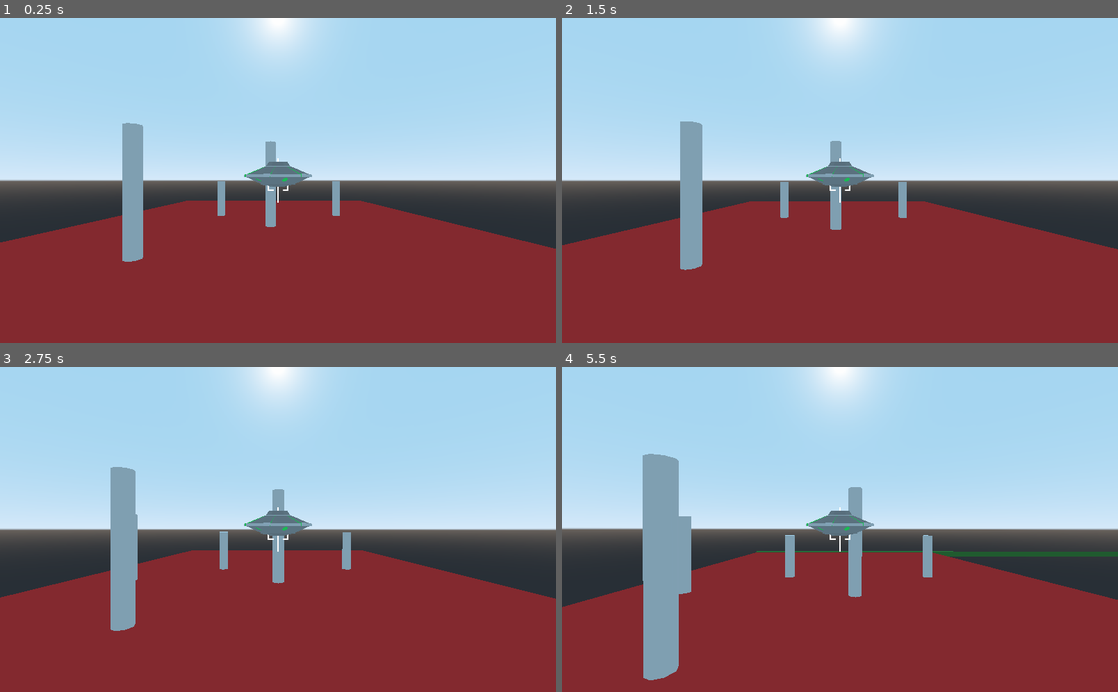
Above: before the commit, frames 1-4 (two rows, left to right).
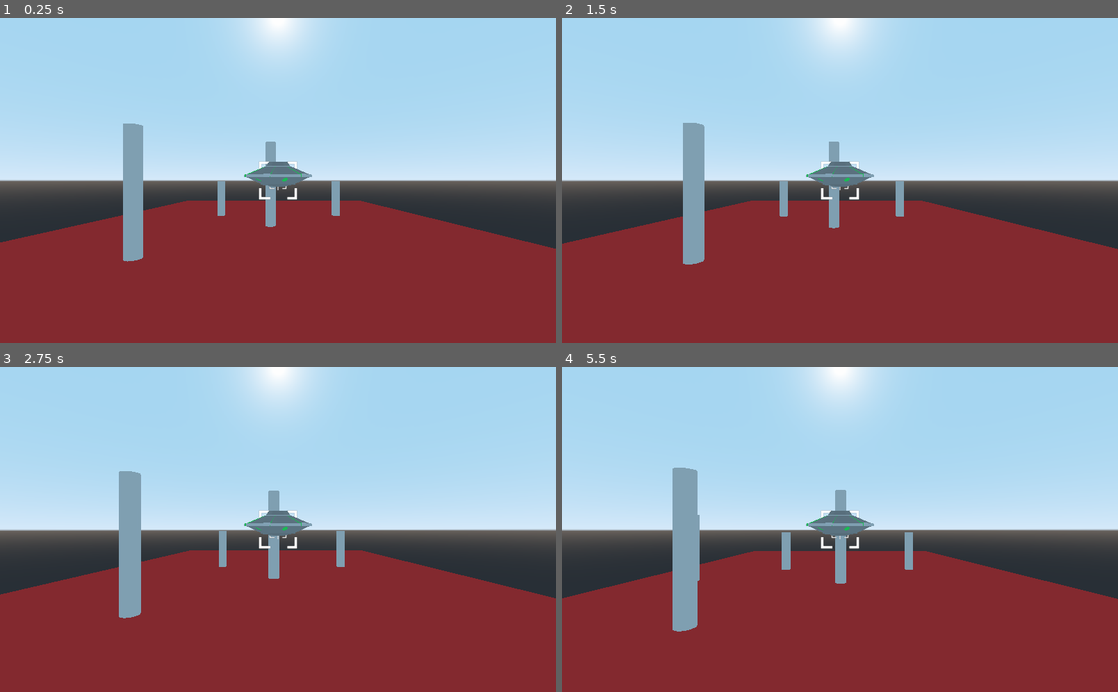
Above: after the commit, the same moments.

Repository: CharlExMachina/invaders-from-within
Game: Godot game, scene res://src/screens/levels/base/BaseLevel.tscn
Two runs of this game, one before a commit and one after it. Both use one fixed random seed, a clock stepped at 60 frames per second and the inputs below.
Inputs:
- Up to frame 1 (0.25 s): no input
- Up to frame 2 (1.5 s): no input
- Up to frame 3 (2.75 s): no input
- Up to frame 4 (5.5 s): no input

The runs differ from the first frame. In frame 1, 0.2% of the frame differs, in the area x 2-95%, y 32-75%; in frame 2, 1.0%; in frame 3, 2.7%; in frame 4, 8.4%, in the area x 0-100%, y 26-97%.

Commit message:
Finished shooting

Diff:
--- a/Invaders from Within/src/entities/ammo/bullet_cage/BulletCage.gd
+++ b/Invaders from Within/src/entities/ammo/bullet_cage/BulletCage.gd
@@ -3,17 +3,14 @@
 
 export var movement_speed := 30.0
 
-var direction := Vector3.ZERO setget movement_speed_set
-var target_pos: Vector3
-var motion = Vector3.ZERO
+var target_pos: Vector3 setget target_pos_set
+var dir := Vector3.ZERO
 
 func _process(delta: float) -> void:
-	var targetVector = (target_pos).normalized()
-	motion += targetVector
-	motion = motion * -movement_speed * delta
-	global_translate(motion)
+	global_translation += dir * movement_speed * delta
 
-func movement_speed_set(value: Vector3) -> void:
+
+func target_pos_set(value: Vector3) -> void:
 	look_at(value, Vector3.UP)
-	target_pos = target_pos - global_translation
-	direction = value
+	target_pos = value
+	dir = (target_pos - global_translation).normalized()
--- a/Invaders from Within/src/entities/ammo/bullet_cage/BulletCage.tscn
+++ b/Invaders from Within/src/entities/ammo/bullet_cage/BulletCage.tscn
@@ -7,4 +7,4 @@
 script = ExtResource( 1 )
 
 [node name="cage" parent="." instance=ExtResource( 2 )]
-transform = Transform( 0.381117, 0, 0, 0, 0.381117, 0, 0, 0, 0.381117, 0, 0, 0 )
+transform = Transform( 0.464499, 0, 0, 0, 0.464499, 0, 0, 0, 0.464499, 0, 0, 0 )
--- a/Invaders from Within/src/entities/player/base/BasePlayer.tscn
+++ b/Invaders from Within/src/entities/player/base/BasePlayer.tscn
@@ -1,26 +1,37 @@
-[gd_scene load_steps=6 format=2]
+[gd_scene load_steps=7 format=2]
 
 [ext_resource path="res://assets/3d_assets/gameplay/player_ufos/ufo.glb" type="PackedScene" id=1]
 [ext_resource path="res://src/entities/player/base/ControllableShip.gd" type="Script" id=2]
 [ext_resource path="res://src/entities/player/base/BasePlayer.gd" type="Script" id=3]
 [ext_resource path="res://assets/sprites/gameplay/player/crosshair/crosshair.png" type="Texture" id=4]
 [ext_resource path="res://src/entities/player/base/Crosshair.gd" type="Script" id=5]
+[ext_resource path="res://assets/sprites/gameplay/player/crosshair/crosshair_2.png" type="Texture" id=6]
 
 [node name="Player" type="PathFollow"]
 loop = false
 script = ExtResource( 3 )
 
-[node name="Crosshair" type="Sprite3D" parent="."]
-transform = Transform( 0.166505, 0, 0, 0, 0.166505, 0, 0, 0, 0.166505, 0, 0, -11 )
-texture = ExtResource( 4 )
-script = ExtResource( 5 )
-movement_speed = 45.0
-movement_limits_unsigned = Vector2( 15, 10 )
-
 [node name="ControllableShip" type="KinematicBody" parent="."]
 script = ExtResource( 2 )
+movement_speed = 10.0
 movement_limits_unsigned = Vector2( 6.487, 3.71 )
 
+[node name="SpringArm" type="SpringArm" parent="ControllableShip"]
+spring_length = -5.0
+script = ExtResource( 5 )
+movement_speed = 3.0
+movement_limits_unsigned = Vector2( 30, 30 )
+
+[node name="CrosshairGuide" type="Sprite3D" parent="ControllableShip/SpringArm"]
+transform = Transform( 0.0484226, 0, 0, 0, 0.0484226, 0, 0, 0, 0.0484226, 0, 0, -9.5556 )
+texture = ExtResource( 4 )
+
+[node name="CrosshairGuide2" type="Sprite3D" parent="ControllableShip/SpringArm/CrosshairGuide"]
+transform = Transform( 1.70122, 0, 0, 0, 1.70122, 0, 0, 0, 1.70122, 0, 0, 25 )
+texture = ExtResource( 6 )
+
+[node name="CrosshairGuide3" type="Sprite3D" parent="ControllableShip/SpringArm/CrosshairGuide"]
+transform = Transform( 3.33543, 0, 0, 0, 3.33543, 0, 0, 0, 3.33543, 0, 0, 50 )
+texture = ExtResource( 6 )
+
 [node name="Ufo" parent="ControllableShip" instance=ExtResource( 1 )]
-
-[node name="BulletOrigin" type="Position3D" parent="."]
--- a/Invaders from Within/src/entities/player/base/ControllableShip.gd
+++ b/Invaders from Within/src/entities/player/base/ControllableShip.gd
@@ -15,11 +15,9 @@
 		get_tree().root.add_child(bullet_cage_instance)
 		bullet_cage_instance.global_rotation = get_parent().global_rotation
 		bullet_cage_instance.global_translation = global_translation
-		var crosshair_translation = get_parent().get_node("Crosshair").global_translation
-#		var origin_translation = get_parent().get_node("BulletOrigin").global_translation
-#		var bullet_direction = crosshair_translation - origin_translation
-#		print(bullet_direction)
-		bullet_cage_instance.direction = Vector3(crosshair_translation.x, crosshair_translation.y, crosshair_translation.z - 3.0)
+		var crosshair_translation = get_parent().get_node("ControllableShip/SpringArm/CrosshairGuide").global_translation
+		bullet_cage_instance.target_pos = Vector3(crosshair_translation.x,
+				crosshair_translation.y, crosshair_translation.z)
 
 func _physics_process(delta: float) -> void:
 	translation += _velocity
--- a/Invaders from Within/src/entities/player/base/Crosshair.gd
+++ b/Invaders from Within/src/entities/player/base/Crosshair.gd
@@ -1,4 +1,4 @@
-extends Sprite3D
+extends SpringArm
 
 export var movement_speed := 30.0
 export var movement_limits_unsigned := Vector2(13.29, 7.175)
@@ -8,11 +8,10 @@
 func _process(delta: float) -> void:
 	_handle_movement()
 
-func _physics_process(delta: float) -> void:
-	translation += _velocity
-	var clamped_x_movement = clamp(translation.x, -movement_limits_unsigned.x, movement_limits_unsigned.x)
-	var clamped_y_movement = clamp(translation.y, -movement_limits_unsigned.y, movement_limits_unsigned.y)
-	translation = Vector3(clamped_x_movement, clamped_y_movement, translation.z)
+#func _physics_process(delta: float) -> void:
+##	rotation_degrees += _velocity
+##
+#	pass
 
 func _handle_movement() -> void:
 	var x_axis_input =\
@@ -20,4 +19,9 @@
 	var y_axis_input =\
 			 Input.get_action_strength("move_crosshair_up") - Input.get_action_strength("move_crosshair_down")
 
-	_velocity = Vector3(x_axis_input, y_axis_input, 0.0) * movement_speed * get_process_delta_time()
+	rotate(Vector3(0.0, -1.0, 0.0), x_axis_input * get_process_delta_time() * movement_speed)
+	rotate(Vector3(1.0, 0.0, 0.0), y_axis_input * get_process_delta_time() * movement_speed)
+	var clamped_x_movement = clamp(rotation_degrees.x, -movement_limits_unsigned.x, movement_limits_unsigned.x)
+	var clamped_y_movement = clamp(rotation_degrees.y, -movement_limits_unsigned.y, movement_limits_unsigned.y)
+	rotation_degrees = Vector3(clamped_x_movement, clamped_y_movement, 0.0)
+#	_velocity = Vector3(x_axis_input, y_axis_input, 0.0) * movement_speed * get_process_delta_time()
--- a/Invaders from Within/src/screens/levels/base/BaseLevel.tscn
+++ b/Invaders from Within/src/screens/levels/base/BaseLevel.tscn
@@ -76,7 +76,7 @@
 
 [node name="Player" parent="LevelRails" instance=ExtResource( 1 )]
 transform = Transform( 1, 0, 0, 0, 1, 0, 0, 0, 0.999999, 1.81931, 6.81171, -3.95705 )
-rail_movement_speed = 2.0
+rail_movement_speed = 1.0
 
 [node name="SpringArm" type="SpringArm" parent="LevelRails/Player"]
 transform = Transform( 1, 0, 0, 0, 1, 0, 0, 0, 1, -2.38419e-07, 1.90735e-06, -2.38419e-07 )
Binary file added: Invaders from Within/assets/sprites/gameplay/player/crosshair/crosshair_2.png
Not shown, added: Invaders from Within/assets/sprites/gameplay/player/crosshair/crosshair_2.png.import
Not shown, added: .DS_Store
Not shown, added: Invaders from Within/.DS_Store
Not shown, added: Invaders from Within/assets/.DS_Store
Not shown, added: Invaders from Within/assets/sprites/.DS_Store
Not shown, added: Invaders from Within/assets/sprites/gameplay/.DS_Store
Not shown, added: Invaders from Within/assets/sprites/gameplay/player/.DS_Store
